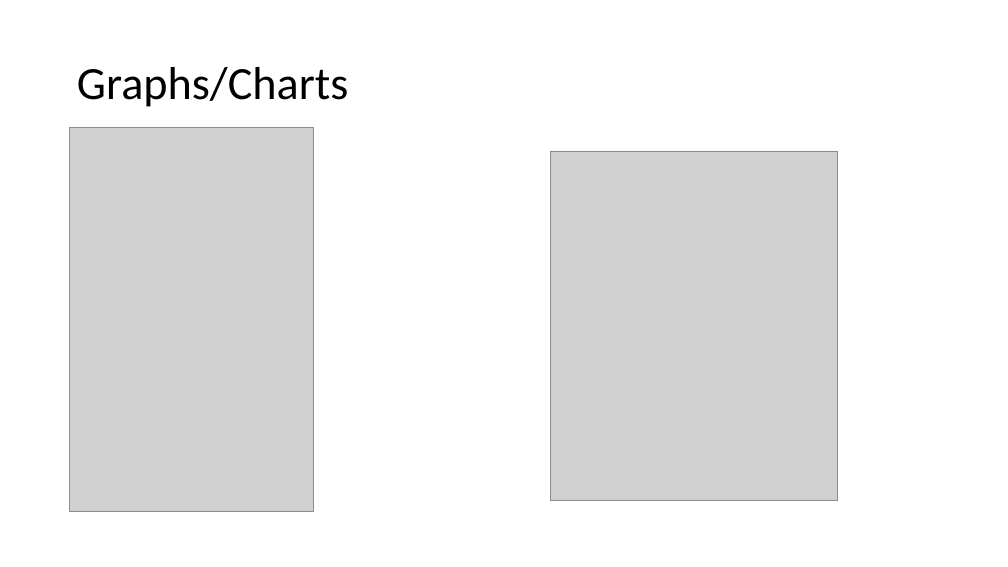
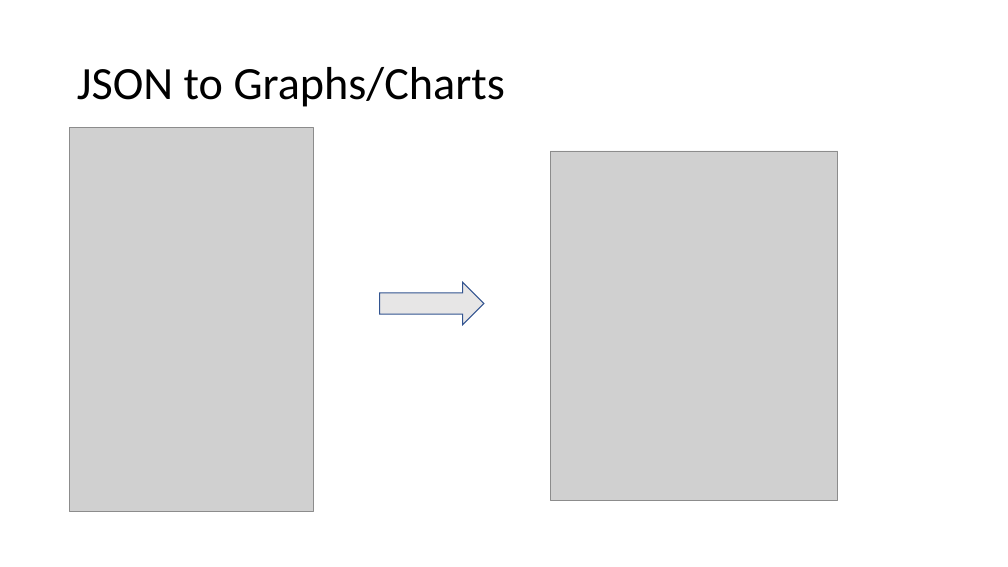
Before and after one commit to jasonroman/sloan-2018, a slide deck: slide 15 of presentation/rest-api-json-graphing.pptx (slide 13 before the commit). Drawn at 1008x567 pixels with LibreOffice and Linux fonts; fonts in the diff are those of the drawing; grey boxes stand for pictures. Boxes give left, top, right and bottom in pixels: in the first picture for what was removed or moved away, otherwise in the second. Text is boxed around its words. In the diff, an @@ line names an element or a change of style, - is before the commit and + after.

```diff
--- a/presentation/rest-api-json-graphing.pptx
+++ b/presentation/rest-api-json-graphing.pptx
@@ title at bbox=[77, 67, 505, 107]: text changed @@
-Graphs/Charts
+JSON to Graphs/Charts
@@ right arrow added at bbox=[380, 282, 484, 324], fill #E7E6E6, outline #325491 1 pt @@
```
Also in this commit, not shown: 5 other slides changed, 2 slides added, 5 other files.
